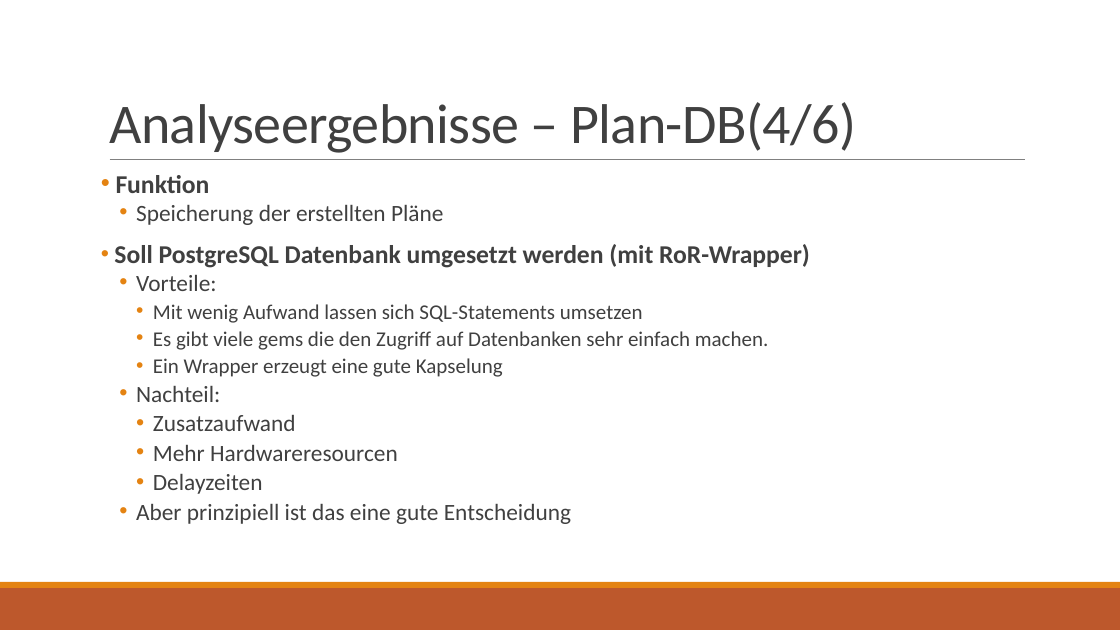
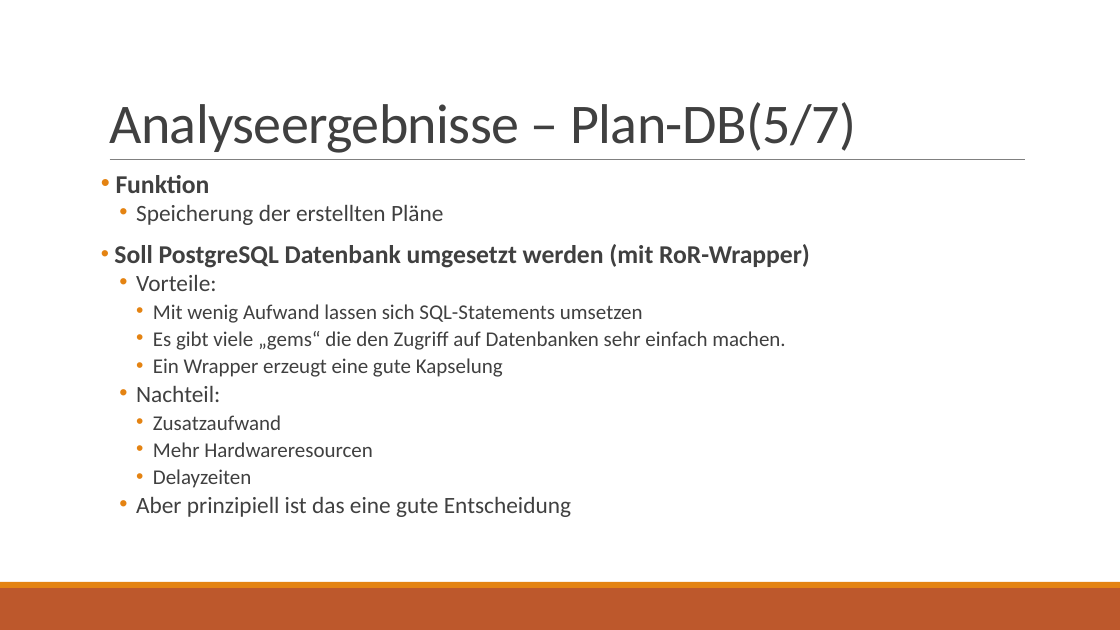
Before and after one commit to jnk111/AI_Praktikum, a slide deck: slide 6 of Aufgaben/P4/Loesung/Wochenplansoftware - Architekturbewertung.pptx. Drawn at 1120x630 pixels with LibreOffice and Linux fonts; fonts in the diff are those of the drawing. Boxes give left, top, right and bottom in pixels: in the first picture for what was removed or moved away, otherwise in the second. Text is boxed around its words. In the diff, an @@ line names an element or a change of style, - is before the commit and + after.

```diff
--- a/Aufgaben/P4/Loesung/Wochenplansoftware - Architekturbewertung.pptx
+++ b/Aufgaben/P4/Loesung/Wochenplansoftware - Architekturbewertung.pptx
@@ title at [109,102,856,153]: text changed @@
-Analyseergebnisse – Plan-DB(4/6)
+Analyseergebnisse – Plan-DB(5/7)
@@ text at [153,331,785,350]: text changed @@
-    • Es gibt viele gems die den Zugriff auf Datenbanken sehr einfach machen.
+    • Es gibt viele „gems“ die den Zugriff auf Datenbanken sehr einfach machen.
@@ text at [153,415,373,488]: size 20 to 18 pt in "Zusatzaufwand", "Mehr Hardwareresourcen", "Delayzeiten" @@
```
Also in this commit, not shown: 11 other slides changed, 2 slides added, 1 other file.
